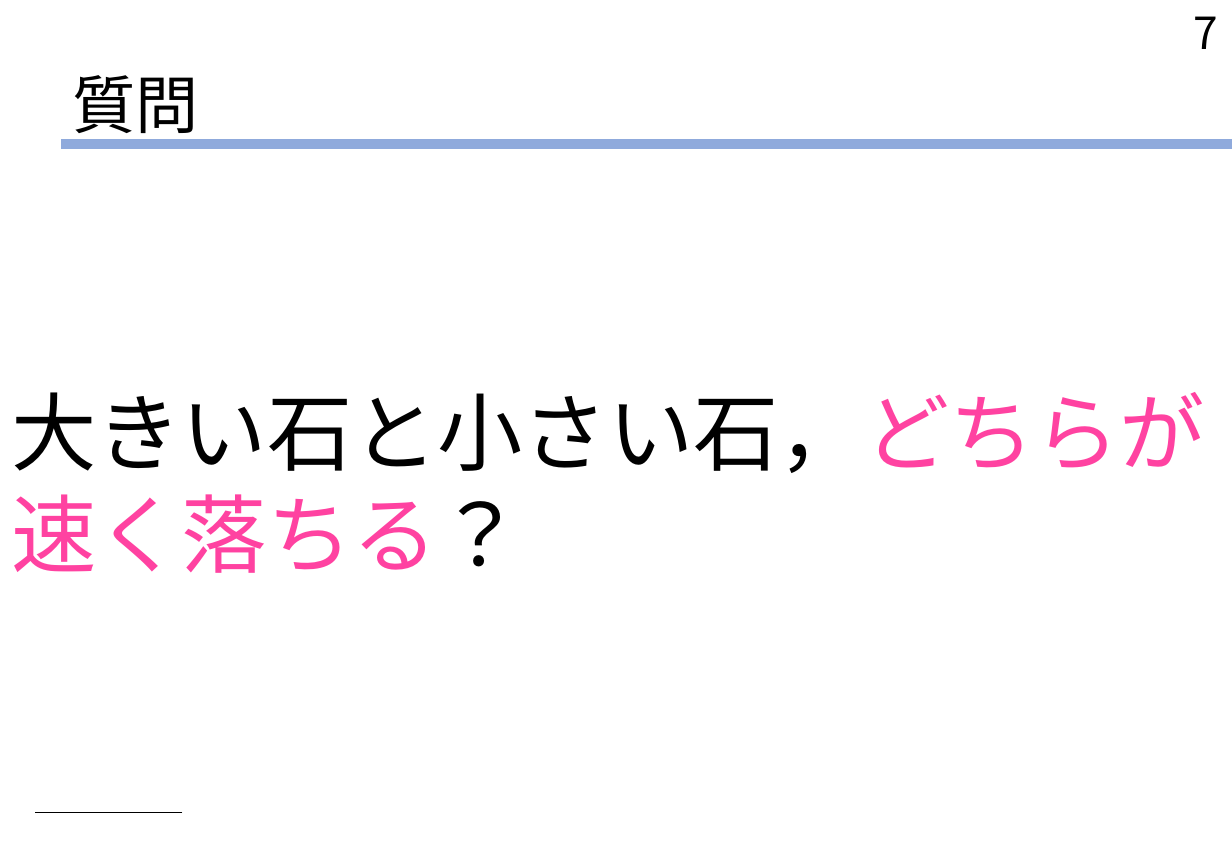
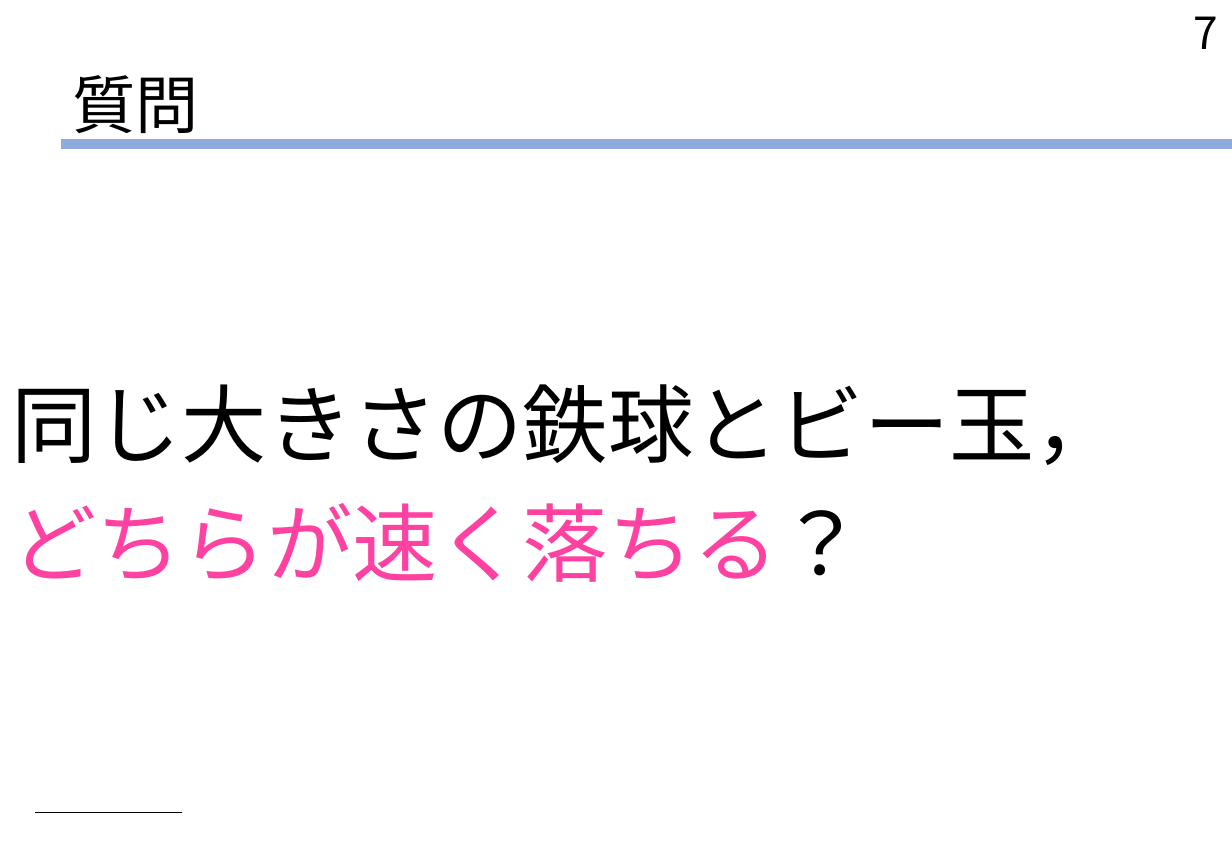
Before and after one commit to Y-teraya/Y-teraya.github.io, a slide deck: slide 7 of EM03/EM03_print.pptx. Drawn at 1232x853 pixels with LibreOffice and Linux fonts; fonts in the diff are those of the drawing. Boxes give left, top, right and bottom in pixels: in the first picture for what was removed or moved away, otherwise in the second. Text is boxed around its words. In the diff, an @@ line names an element or a change of style, - is before the commit and + after.

```diff
--- a/EM03/EM03_print.pptx
+++ b/EM03/EM03_print.pptx
@@ text at (x1=11, y1=384, x2=1120, y2=582): text changed @@
-大きい石と小さい石，どちらが速く落ちる？
+同じ大きさの鉄球とビー玉，
+どちらが速く落ちる？
```
Also in this commit, not shown: 8 other slides changed, 4 other files.
